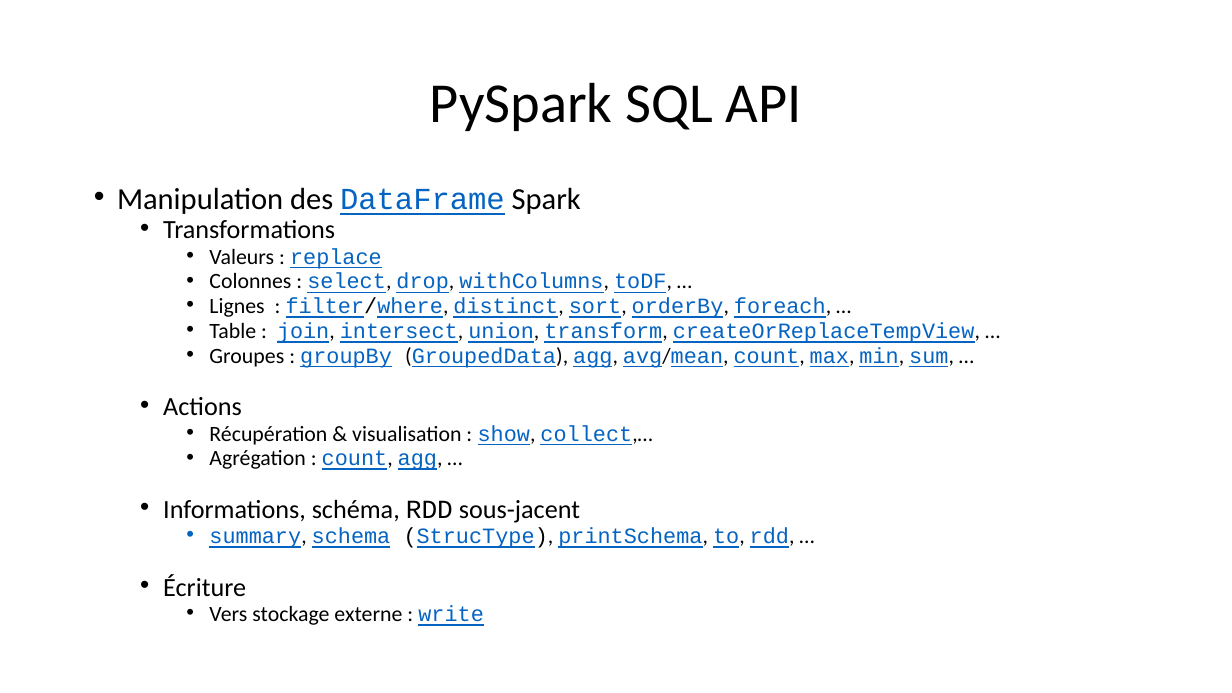
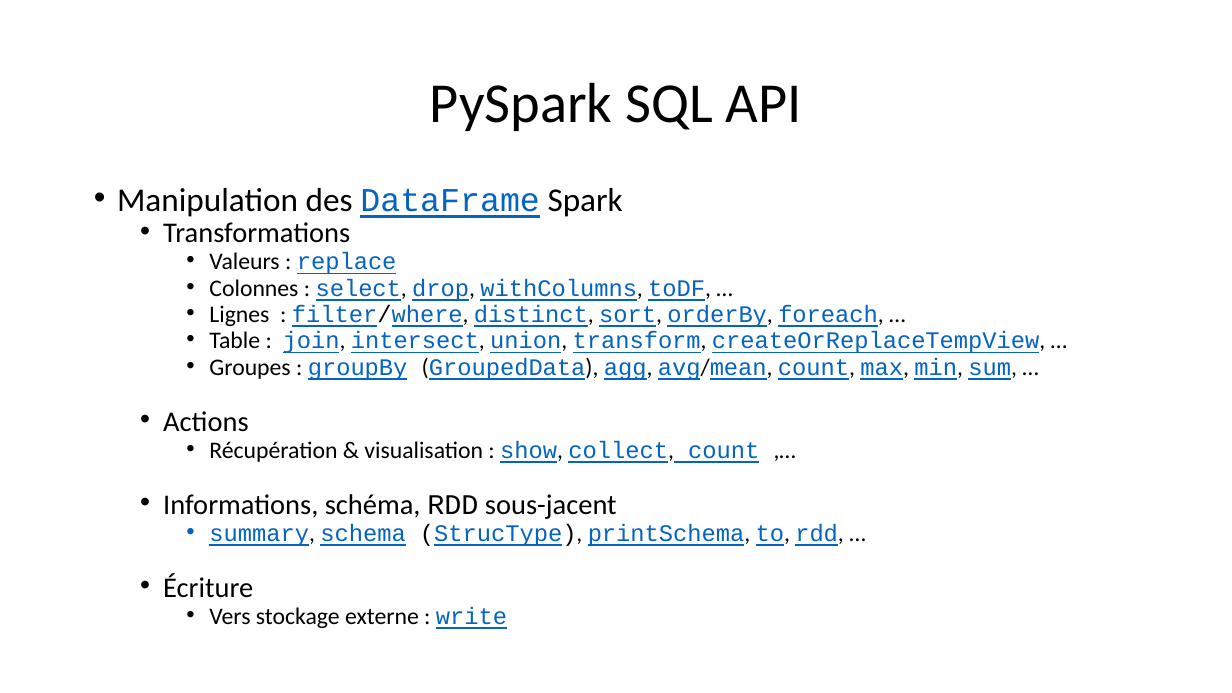
Before and after one commit to rtavenar/m2-big_data, a slide deck: slide 16 of slides/Spark.pptx. Drawn at 1232x693 pixels with LibreOffice and Linux fonts; fonts in the diff are those of the drawing. Boxes give left, top, right and bottom in pixels: in the first picture for what was removed or moved away, otherwise in the second. Text is boxed around its words. In the diff, an @@ line names an element or a change of style, - is before the commit and + after.

Commit message:
spark

```diff
--- a/slides/Spark.pptx
+++ b/slides/Spark.pptx
@@ text at box(117, 188, 1045, 629): size 23.8 to 25.9 pt in "Manipulation des DataFrame Spark"; size 20.4 to 22.2 pt in "Transformations", "Actions", "Informations, schéma, RDD sous-jacent", "Écriture"; size 17 to 18.5 pt in "Valeurs : replace", "Colonnes : select, drop, withColumns, toDF, …", "Lignes : filter/where, distinct, sort, orderBy, foreach, ...", "Table : join, intersect, union, transform, createOrReplaceTe ..." and 3 more places @@
@@ text at box(209, 441, 759, 463): text changed; size 17 to 18.5 pt @@
-    • Récupération & visualisation : show, collect,…
-    • Agrégation : count, agg, …
+    • Récupération & visualisation : show, collect, count ,…
```
Also in this commit, not shown: 2 other slides changed, 3 slides removed, 5 other files.
